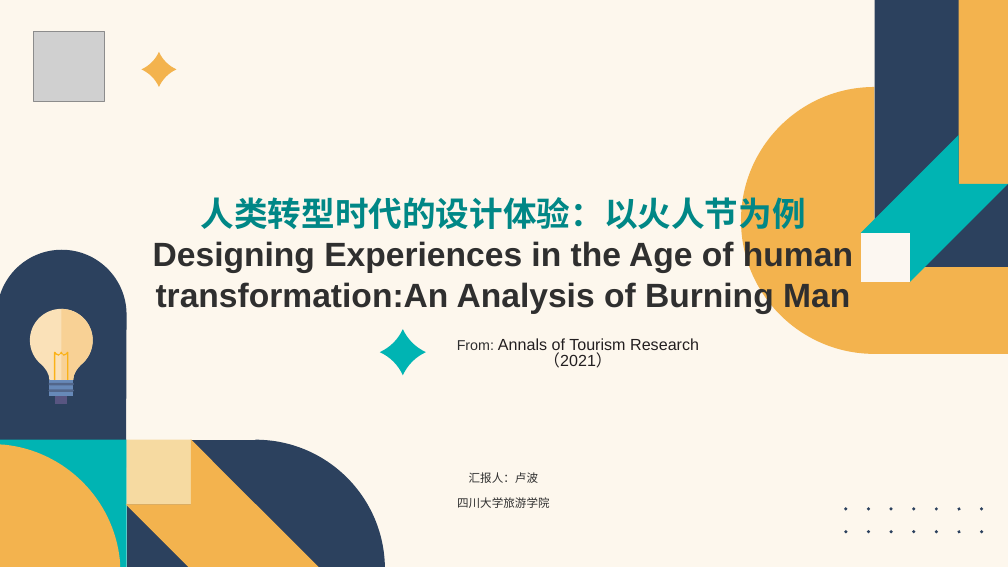
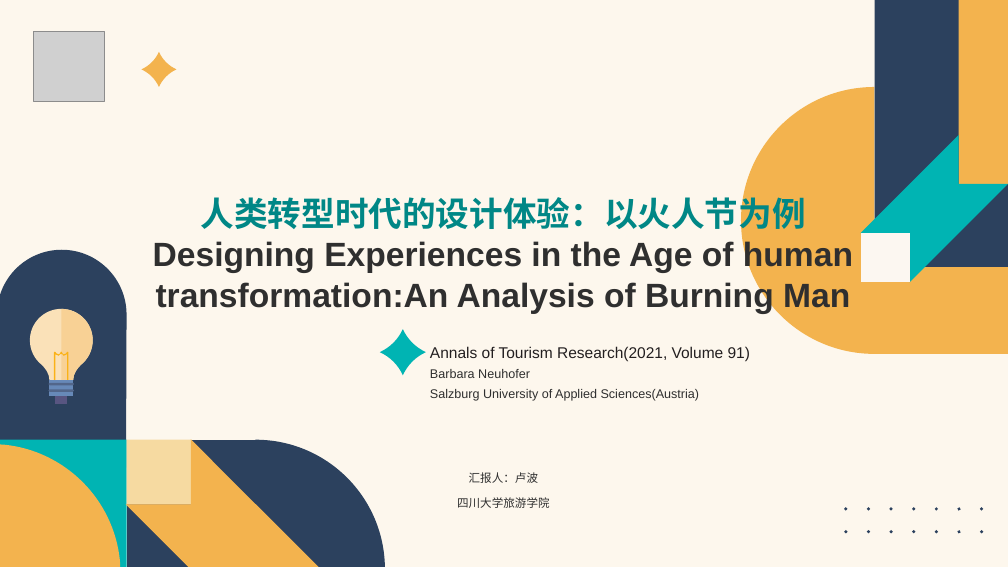
Before and after one commit to Vaelubo/Research, a slide deck: slide 1 of SSCI文章汇报-卢波.pptx. Drawn at 1008x567 pixels with LibreOffice and Linux fonts; fonts in the diff are those of the drawing; grey boxes stand for pictures. Boxes give left, top, right and bottom in pixels: in the first picture for what was removed or moved away, otherwise in the second. Text is boxed around its words. In the diff, an @@ line names an element or a change of style, - is before the commit and + after.

```diff
--- a/SSCI文章汇报-卢波.pptx
+++ b/SSCI文章汇报-卢波.pptx
@@ subtitle at (430, 346, 750, 362): text changed; size 15.3 to 14.8 pt @@
-From: Annals of Tourism Research（2021）
+Annals of Tourism Research(2021, Volume 91)
@@ text added at (430, 369, 700, 401), 12 pt, text #2F2F2F @@
+Barbara Neuhofer
+Salzburg University of Applied Sciences(Austria)
```
Also in this commit, not shown: 11 other slides changed, 3 slides added, 1 other file.
